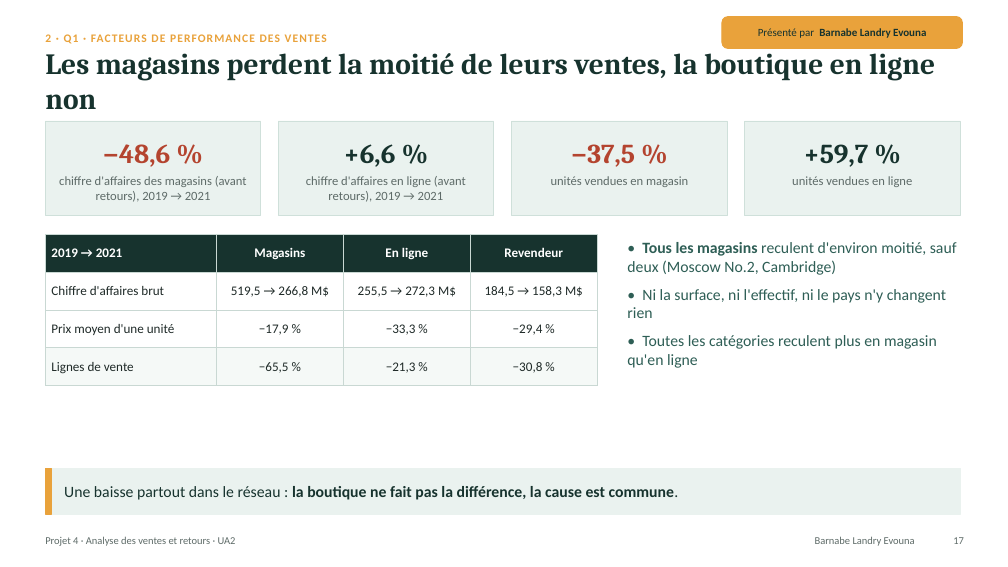
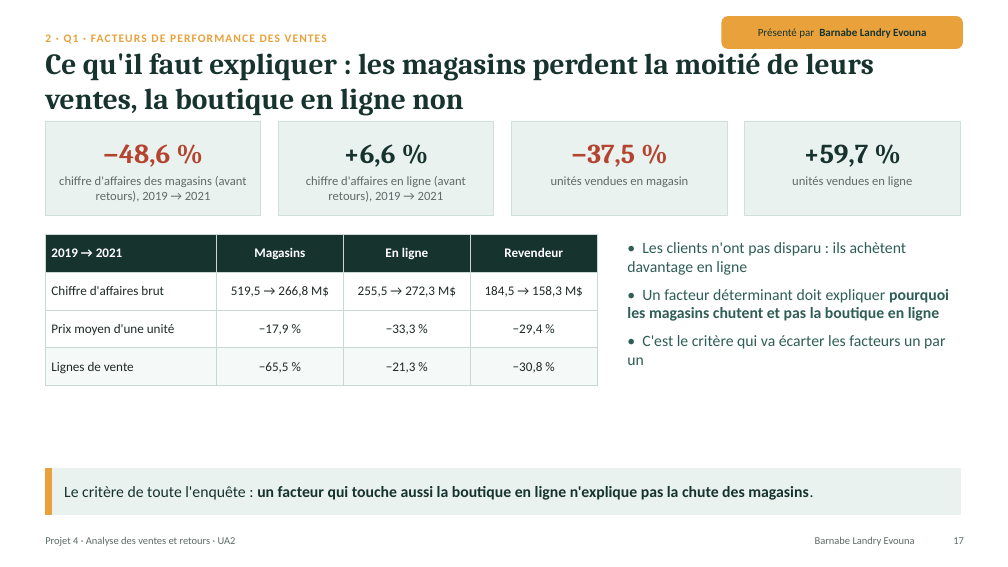
Before and after one commit to lezoul/projet4-contoso, a slide deck: slide 17 of reports/presentations/UA2_presentation_L3_L4.pptx. Drawn at 1008x567 pixels with LibreOffice and Linux fonts; fonts in the diff are those of the drawing. Boxes give left, top, right and bottom in pixels: in the first picture for what was removed or moved away, otherwise in the second. Text is boxed around its words. In the diff, an @@ line names an element or a change of style, - is before the commit and + after.

Commit message:
UA2 : Q1 allégée (grille sans verdicts, slides entreprise et canaux séparées, catégories et gamme simplifiées)

```diff
--- a/reports/presentations/UA2_presentation_L3_L4.pptx
+++ b/reports/presentations/UA2_presentation_L3_L4.pptx
@@ text at (45,46,874,116): text changed @@
-Les magasins perdent la moitié de leurs ventes, la boutique en ligne non
+Ce qu'il faut expliquer : les magasins perdent la moitié de leurs ventes, la boutique en ligne non
@@ text at (627,242,949,365): text changed @@
-• Tous les magasins reculent d'environ moitié, sauf deux (Moscow No.2, Cambridge)
-• Ni la surface, ni l'effectif, ni le pays n'y changent rien
-• Toutes les catégories reculent plus en magasin qu'en ligne
+• Les clients n'ont pas disparu : ils achètent davantage en ligne
+• Un facteur déterminant doit expliquer pourquoi les magasins chutent et pas la boutique en ligne
+• C'est le critère qui va écarter les facteurs un par un
@@ text at (64,486,813,500): text changed @@
-Une baisse partout dans le réseau : la boutique ne fait pas la différence, la cause est commune.
+Le critère de toute l'enquête : un facteur qui touche aussi la boutique en ligne n'explique pas la chute des magasins.
```
Also in this commit, not shown: 8 other slides changed.
